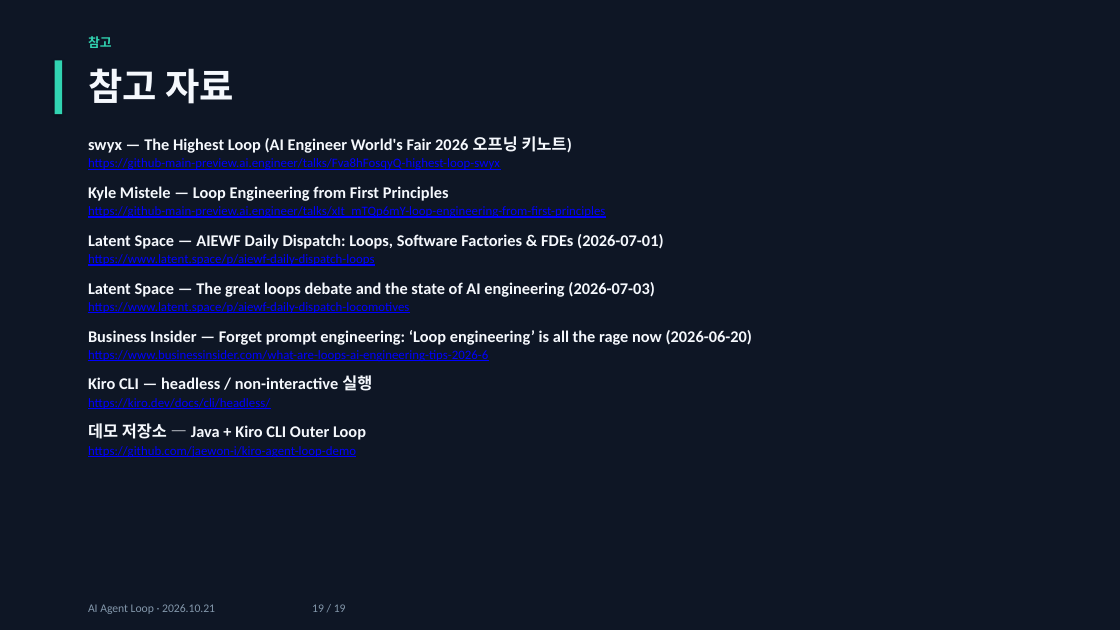
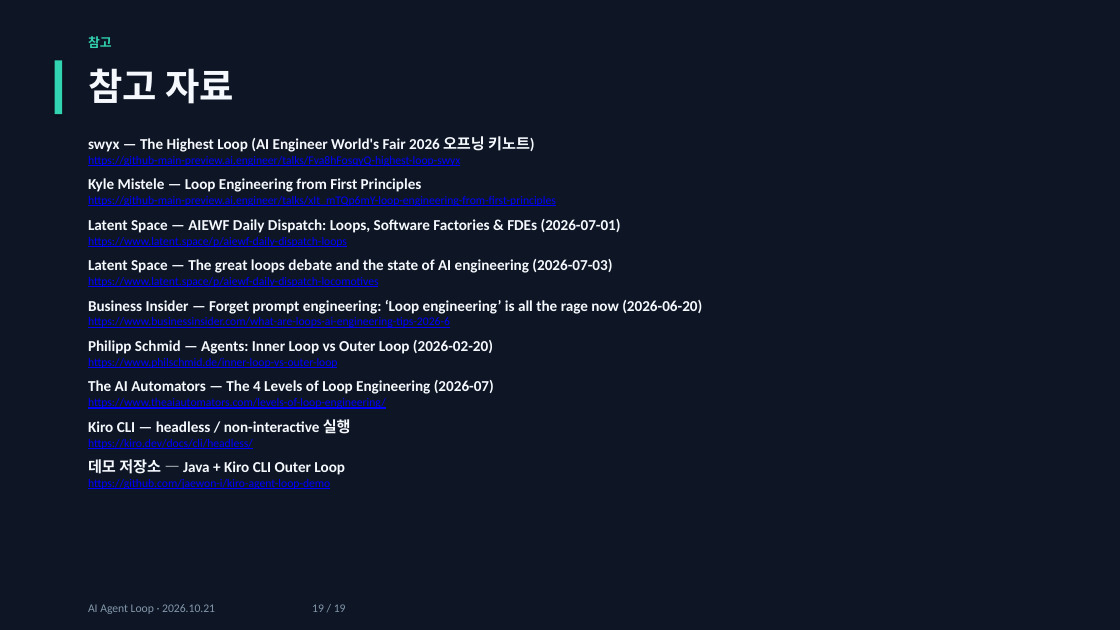
Before and after one commit to jaewon-i/kiro-agent-loop-demo, a slide deck: slide 19 of docs/AI_Agent_Loop.pptx. Drawn at 1120x630 pixels with LibreOffice and Linux fonts; fonts in the diff are those of the drawing. Boxes give left, top, right and bottom in pixels: in the first picture for what was removed or moved away, otherwise in the second. Text is boxed around its words. In the diff, an @@ line names an element or a change of style, - is before the commit and + after.

Commit message:
Cite Inner/Outer Loop sources on slides 6 and 19; update study guide

```diff
--- a/docs/AI_Agent_Loop.pptx
+++ b/docs/AI_Agent_Loop.pptx
@@ text at box(88, 136, 702, 489): size 14 to 13 pt in "swyx — The Highest Loop (AI Engineer ...", "Kyle Mistele — Loop Engineering from First ...", "Latent Space — AIEWF Daily Dispatch: Loops, ...", "Latent Space — The great loops debate ..." and 3 more places; size 11 to 10 pt in "https://github-main-preview.ai.engineer/talks/Fva8hFosqyQ-hi ...", "https://github-main-preview.ai.engineer/talks/xIt_mTQp6mY-lo ...", "https://www.latent.space/p/aiewf-daily-dispatch-loops", "https://www.latent.space/p/aiewf-daily-dispatch-locomotives" and 3 more places; less space between paragraphs @@
@@ text at box(88, 340, 494, 409): paragraphs added @@
+Philipp Schmid — Agents: Inner Loop vs Outer Loop (2026-02-20)
+https://www.philschmid.de/inner-loop-vs-outer-loop
+The AI Automators — The 4 Levels of Loop Engineering (2026-07)
+https://www.theaiautomators.com/levels-of-loop-engineering/
```
Also in this commit, not shown: 1 other slide changed, 1 other file.
